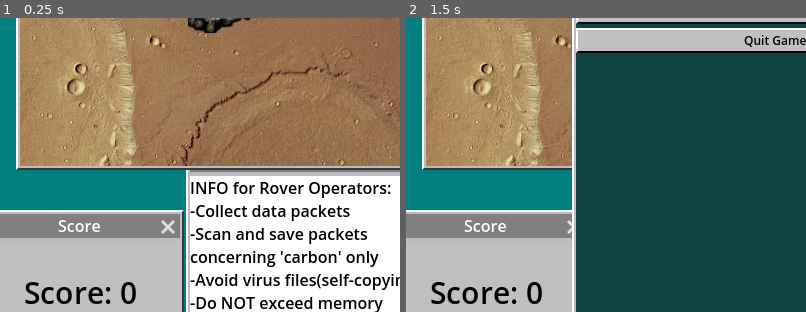
Above: before the commit, frames 1-2 (left to right).
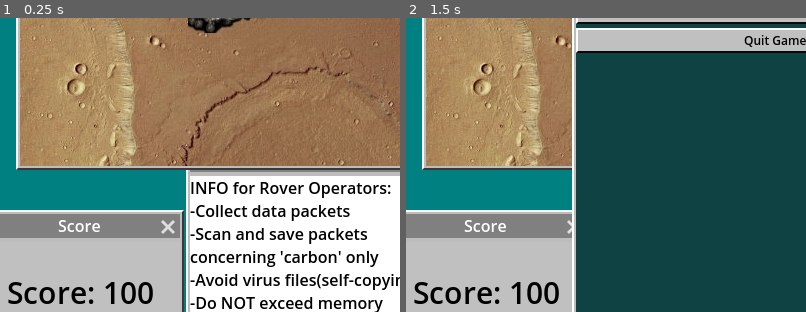
Above: after the commit, the same moments.

Repository: jerrutledge/Mars-Roverflow
Game: Godot game, scene res://scenes/Desktop.tscn
Same seed, same stepped clock (60 frames per second), same inputs: the game is played once before the commit and once after it.
Inputs (mouse positions are % of the whole screen's width and height, from its top left):
- Up to frame 1 (0.25 s): no input
- Up to frame 2 (1.5 s): click "Options" at 0.5 s; click (50, 24) at 1.27 s; type "Alex" at 1.35 s
The pictures show only the part of the screen within x 4-54%, y 32-82%; the shares and areas given below are measured in that part.

The runs differ from the first frame. In frame 1, 1.2% of the frame differs, in the area x 2-39%, y 89-98%; in frame 2, 1.2%.
Error in both runs: Invalid access to property or key 'player_identifier' on a base object of type 'Nil'. (res://src/leaderboard.gd:68)

Commit message:
prevent escape unpause after gameover

Diff:
--- a/src/Desktop.gd
+++ b/src/Desktop.gd
@@ -17,6 +17,8 @@
 	Global.game_over_sig.connect(_on_game_over)
 	Global.set_desktop(self)
 	Global.score = 100
+	Global.score_add(0)
+	Global.game_over_state = false
 	if Global.info_minimized:
 		$Info.queue_free()
 	$begin.play()
--- a/src/Options.gd
+++ b/src/Options.gd
@@ -11,4 +11,5 @@
 		Global.desktop.add_child(pause_menu.instantiate())
 	else:
 		Global.unpause.emit()
-	get_tree().paused = !get_tree().paused
+	if !Global.game_over_state:
+		get_tree().paused = !get_tree().paused
--- a/src/TextWindow.gd
+++ b/src/TextWindow.gd
@@ -10,12 +10,10 @@
 	$Text.size = size
 	$ColorRect.size = size
 
-
 # Called every frame. 'delta' is the elapsed time since the previous frame.
 func _process(_delta):
 	pass
 
-
 func _on_size_changed():
 	$Text.size = size
 	$ColorRect.size = size
--- a/src/global_autoload.gd
+++ b/src/global_autoload.gd
@@ -16,6 +16,7 @@
 var mouse_on_del = false
 var info_minimized: bool = false
 var warning_window = preload("res://scenes/WarningWindow.tscn")
+var game_over_state = false
 
 func set_desktop(object):
 	desktop = object
@@ -36,6 +37,7 @@
 
 func game_over():
 	get_tree().paused = true
+	game_over_state = true
 	game_over_sig.emit()
 
 func hit_virus():
